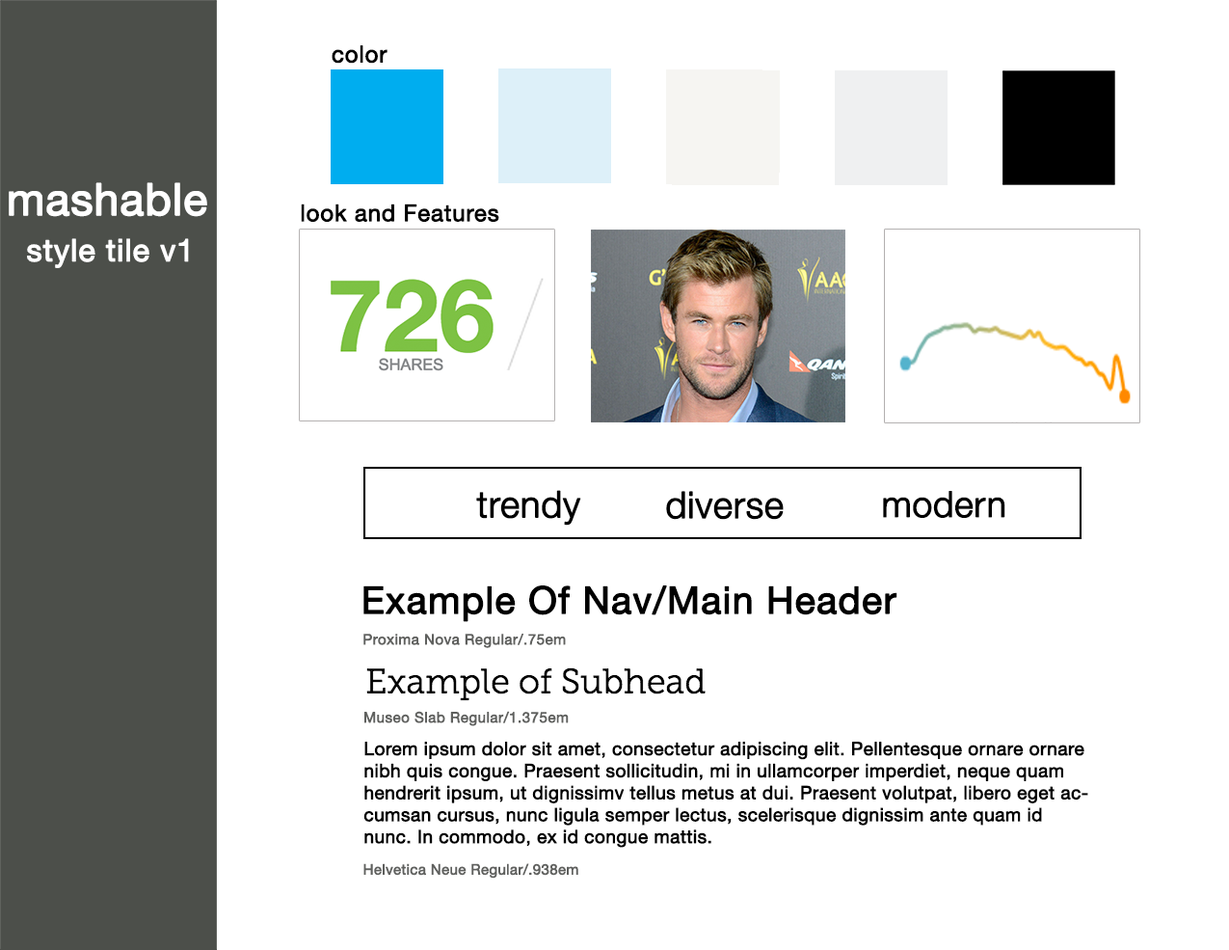
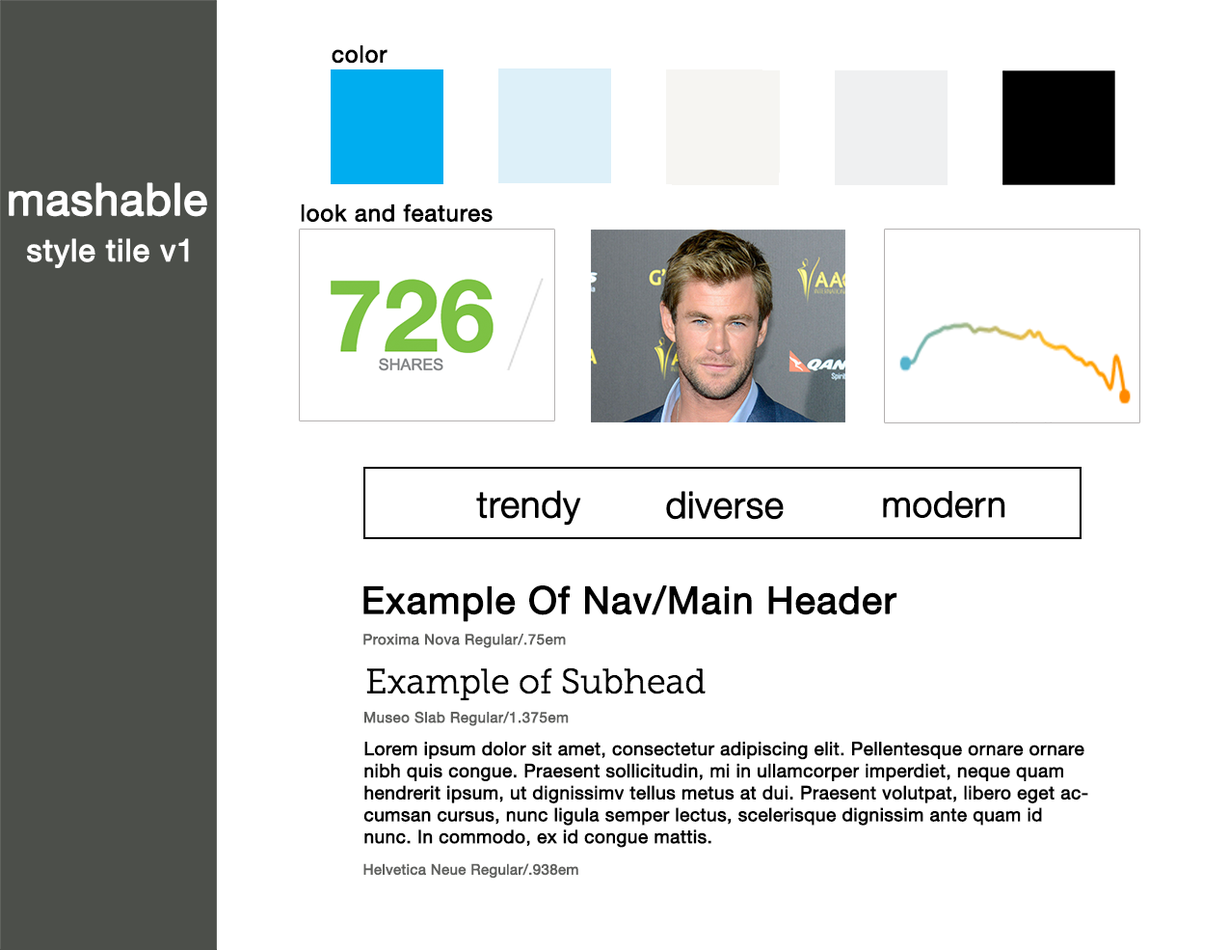
Layered file, before and after one edit (w=1229, h=950). Changes by layer:
renamed "look and Features" to "look and features", painted on it over 403, 203, 500, 222
